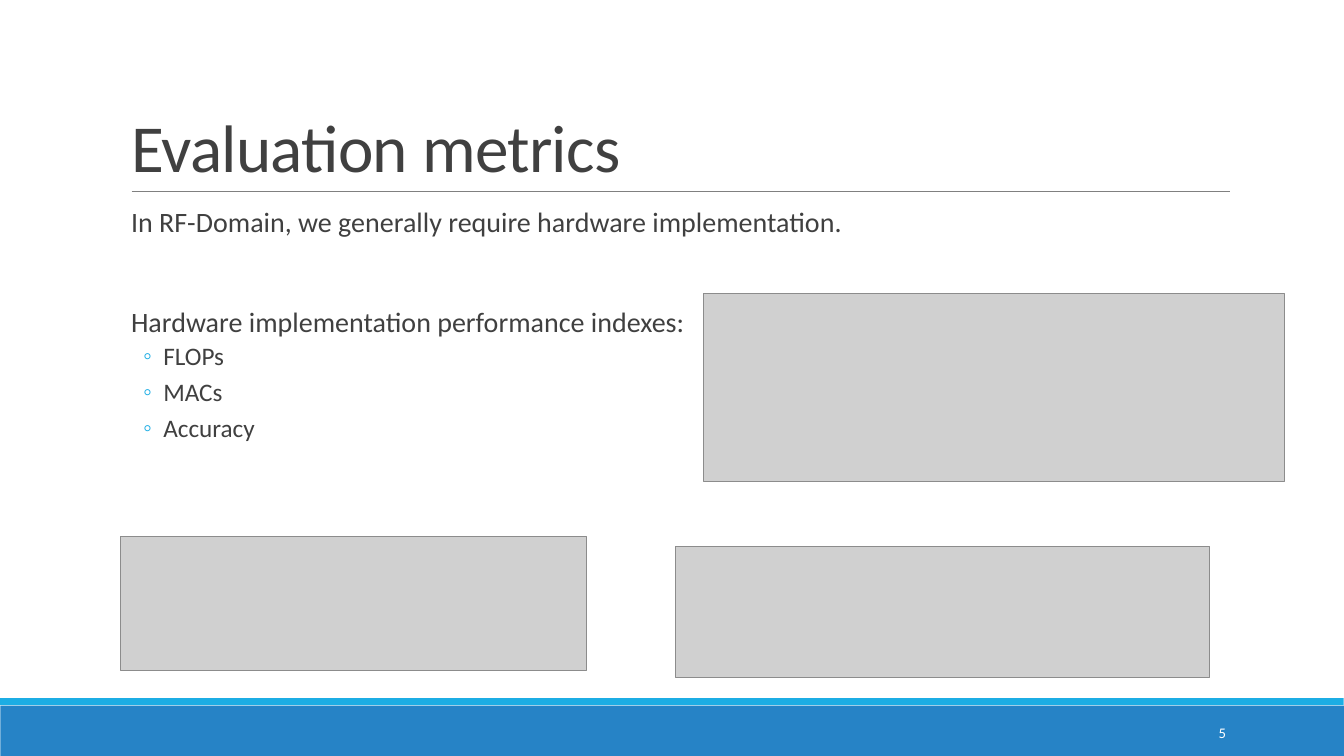
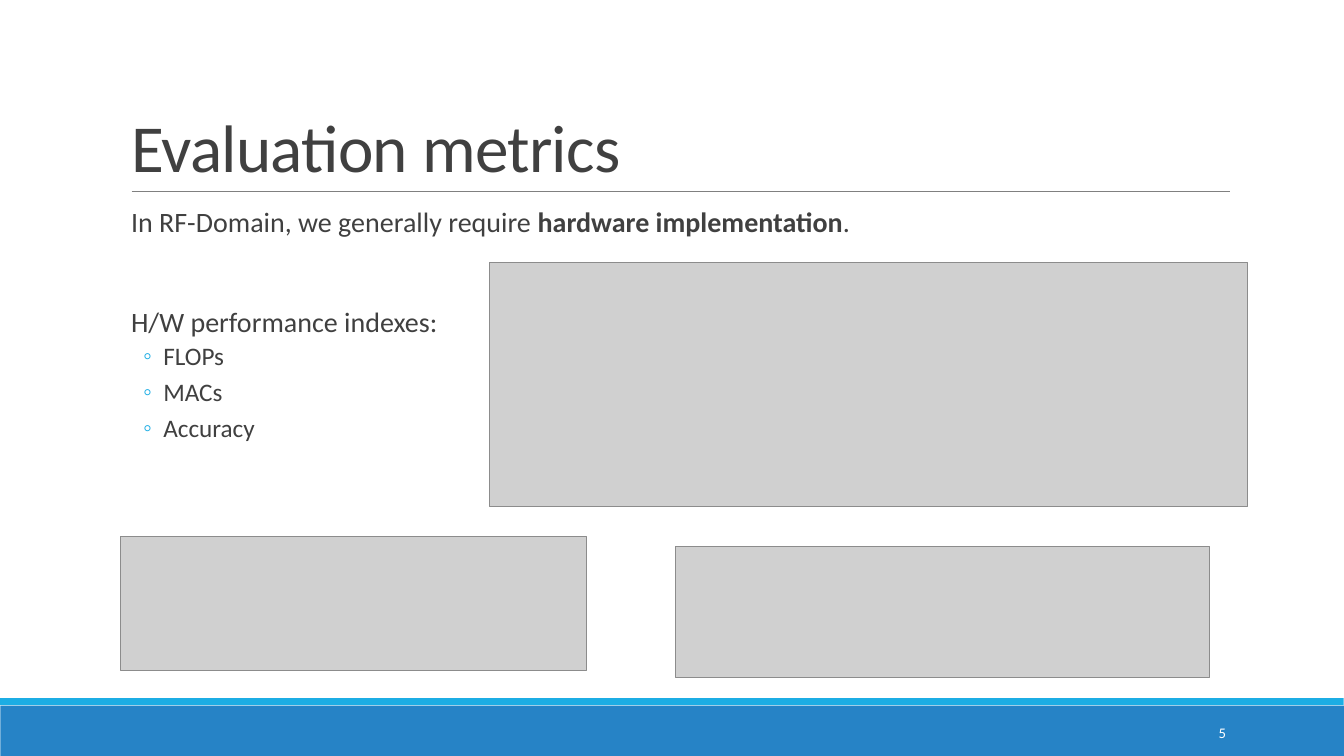
Before and after one commit to ITU-AI-ML-in-5G-Challenge/ITU-ML5G-PS-007-Aaronica, a slide deck: slide 5 of Presentation/GrandFinale.pptx. Drawn at 1344x756 pixels with LibreOffice and Linux fonts; fonts in the diff are those of the drawing; grey boxes stand for pictures. Boxes give left, top, right and bottom in pixels: in the first picture for what was removed or moved away, otherwise in the second. Text is boxed around its words. In the diff, an @@ line names an element or a change of style, - is before the commit and + after.

```diff
--- a/Presentation/GrandFinale.pptx
+++ b/Presentation/GrandFinale.pptx
@@ text at [131, 212, 850, 237]: bold on in "hardware implementation." @@
@@ picture: place and size @@
-picture at [704, 293, 1285, 481]
+picture at [489, 262, 1247, 507]
@@ text at [131, 312, 437, 337]: text changed @@
-  Hardware implementation performance indexes:
+  H/W performance indexes:
```
Also in this commit, not shown: 8 other slides changed, 2 slides added, 1 other file.
